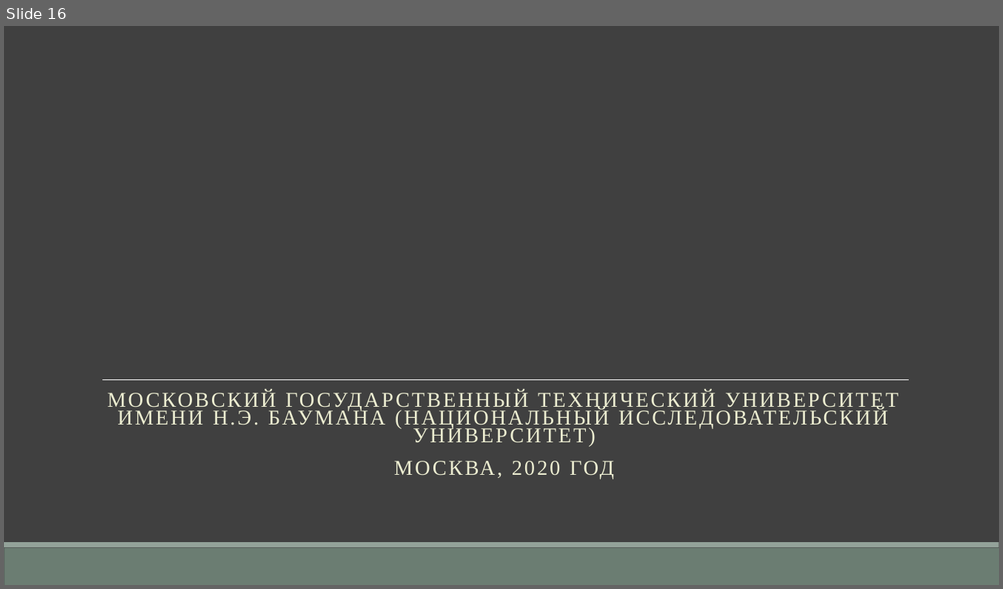
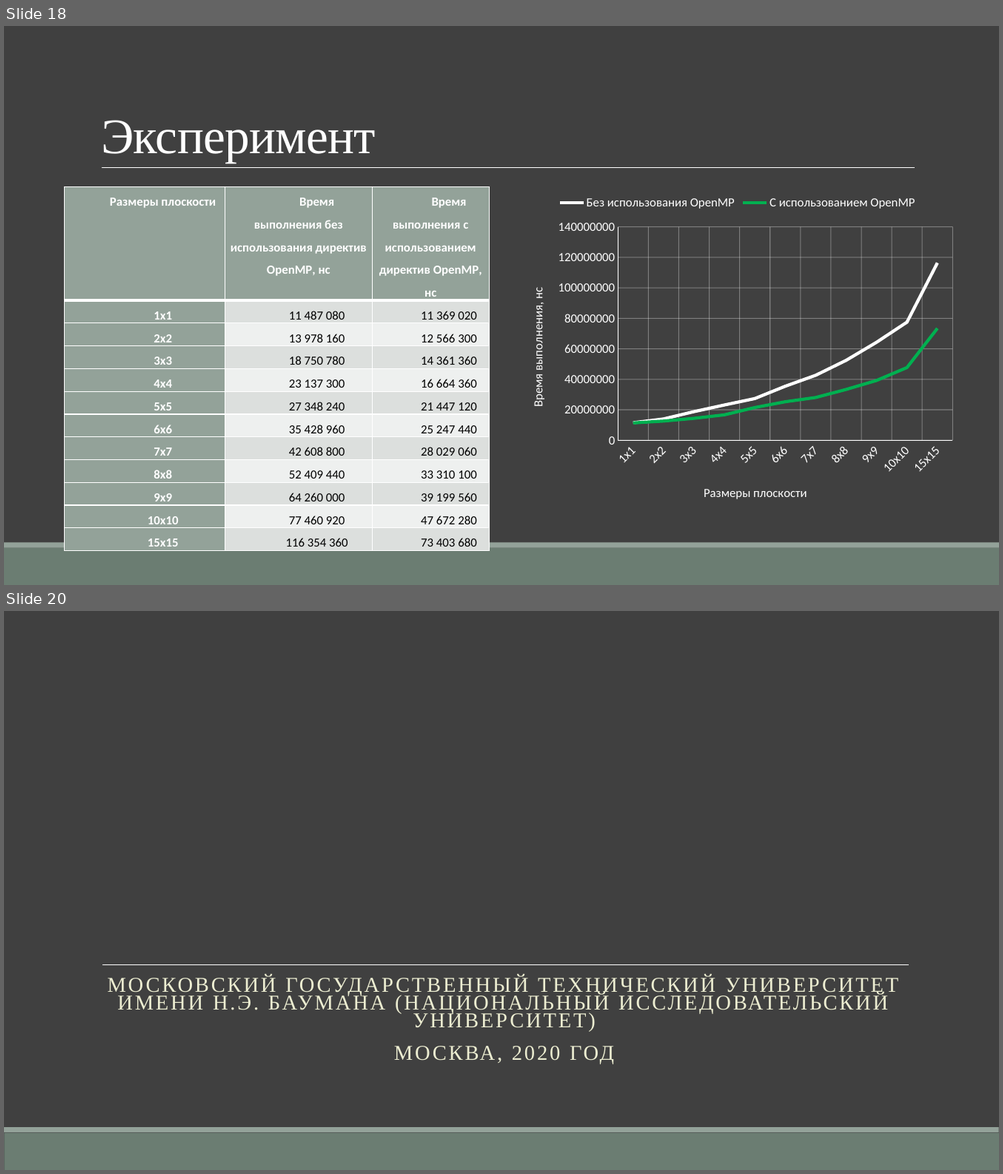
Before and after one commit to TheSawIsTheLaw/ComputerGraphicsCoursework, a slide deck: Presentation/CurseWorkYakuba.pptx. Shown one above the other, each under a label of ours: slide 16 before the commit, slides 18 and 20 after it; the slides between them are not shown. The pictures are 1003x589 and 1003x1174 pixels, drawn with LibreOffice and Linux fonts; fonts in the diff are those of the drawing. Boxes give left, top, right and bottom in pixels: in the first picture for what was removed or moved away, otherwise in the second. Text is boxed around its words. In the diff, an @@ line names an element or a change of style, - is before the commit and + after.

```diff
--- a/Presentation/CurseWorkYakuba.pptx
+++ b/Presentation/CurseWorkYakuba.pptx
@@ slide 18 added at (4,26,999,585), background #404040; not listed: 2 template elements that a slide beside it also shows @@
@@ title added at (101,120,375,163), 48 pt, text #FFFFFF @@
+Эксперимент
@@ line added from (102, 168) to (915, 168), #FFFFFF 0.5 pt @@
@@ table added at (65,187,489,550), 12 rows, 3 columns @@
+Размеры плоскости | Время выполнения без использования директив OpenMP, нс | Время выполнения с использованием директив OpenMP, нс
+1x1 | 11 487 080 | 11 369 020
+2x2 | 13 978 160 | 12 566 300
+3x3 | 18 750 780 | 14 361 360
+4x4 | 23 137 300 | 16 664 360
+5x5 | 27 348 240 | 21 447 120
+6x6 | 35 428 960 | 25 247 440
+7x7 | 42 608 800 | 28 029 060
+8x8 | 52 409 440 | 33 310 100
+9x9 | 64 260 000 | 39 199 560
+10x10 | 77 460 920 | 47 672 280
+15x15 | 116 354 360 | 73 403 680
@@ line chart added at (514,187,962,517) @@
+categories: 1x1, 2x2, 3x3, 4x4, 5x5, 6x6, 7x7, 8x8, 9x9, 10x10, 15x15
+Без использования OpenMP: 11000000, 14000000, 19000000, 23000000, 27000000, 35000000, 43000000, 52000000, 64000000, 77000000, 116000000
+С использованием OpenMP: 11000000, 13000000, 14000000, 17000000, 21000000, 25000000, 28000000, 33000000, 39000000, 48000000, 73000000
@@ what was slide 16 is now slide 20 @@
```
Also in this commit, not shown: 12 slides changed, 5 other slides added, 2 slides removed, 1 other file.
